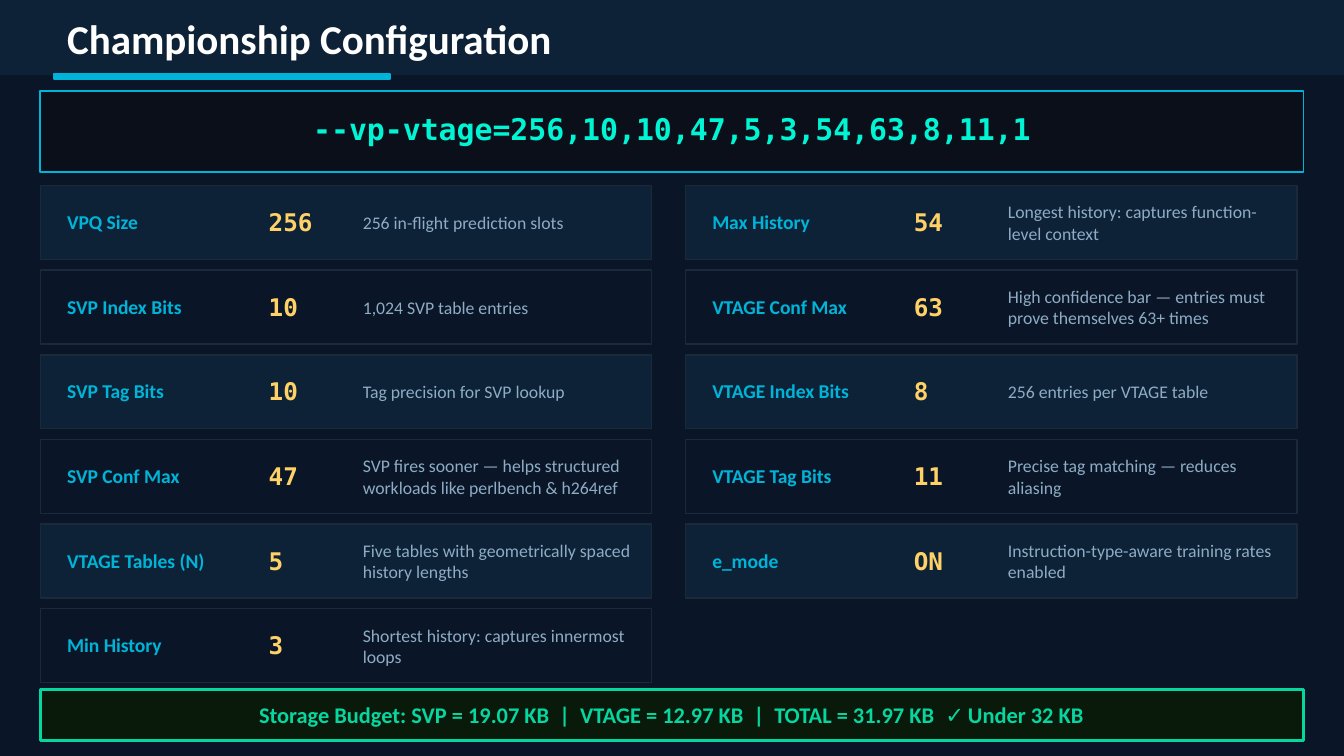
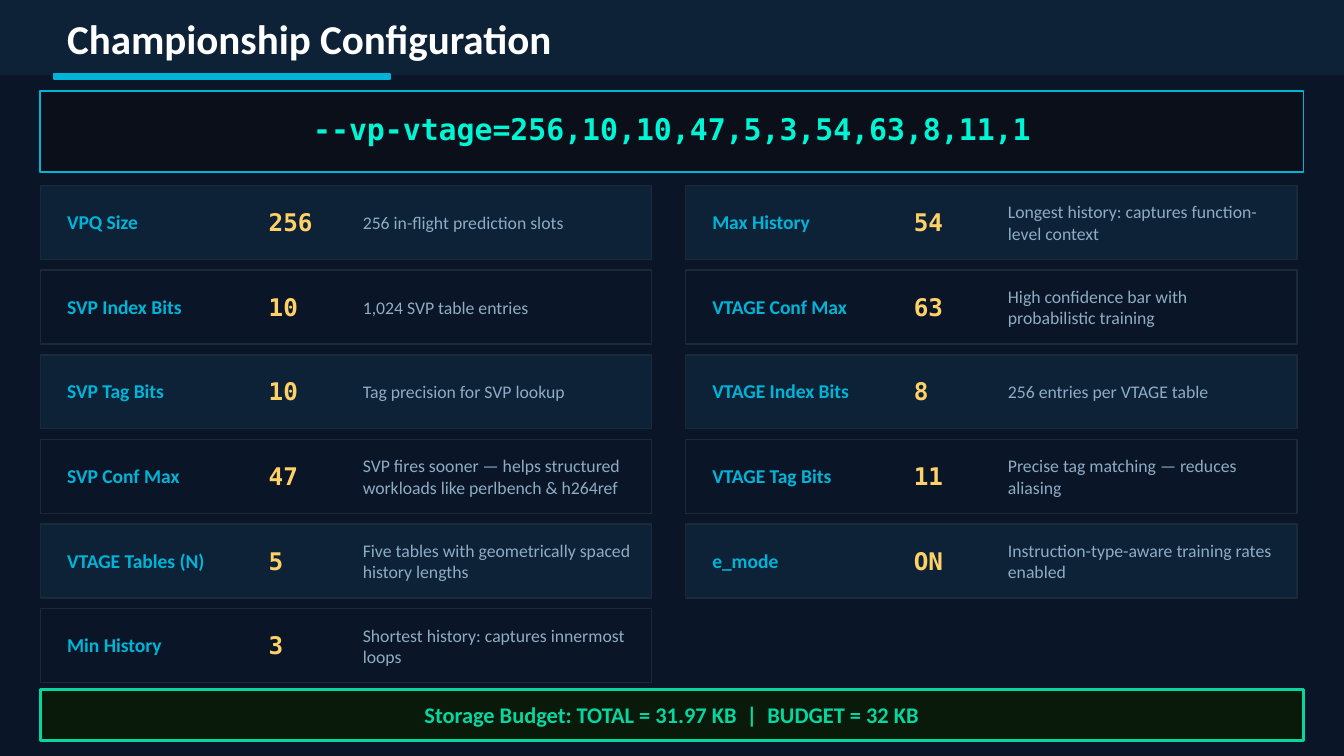
Before and after one commit to atshah29/aadesh-portfolio, a slide deck: slide 8 of public/assets/value-predictor-slides.pptx. Drawn at 1344x756 pixels with LibreOffice and Linux fonts; fonts in the diff are those of the drawing. Boxes give left, top, right and bottom in pixels: in the first picture for what was removed or moved away, otherwise in the second. Text is boxed around its words. In the diff, an @@ line names an element or a change of style, - is before the commit and + after.

```diff
--- a/public/assets/value-predictor-slides.pptx
+++ b/public/assets/value-predictor-slides.pptx
@@ text at (x1=1008, y1=290, x2=1187, y2=327): text changed @@
-High confidence bar — entries must prove themselves 63+ times
+High confidence bar with probabilistic training
@@ text at (x1=424, y1=707, x2=919, y2=727): text changed @@
-Storage Budget: SVP = 19.07 KB | VTAGE = 12.97 KB | TOTAL = 31.97 KB ✓ Under 32 KB
+Storage Budget: TOTAL = 31.97 KB | BUDGET = 32 KB
```
Also in this commit, not shown: 5 other slides changed, 4 other files.
